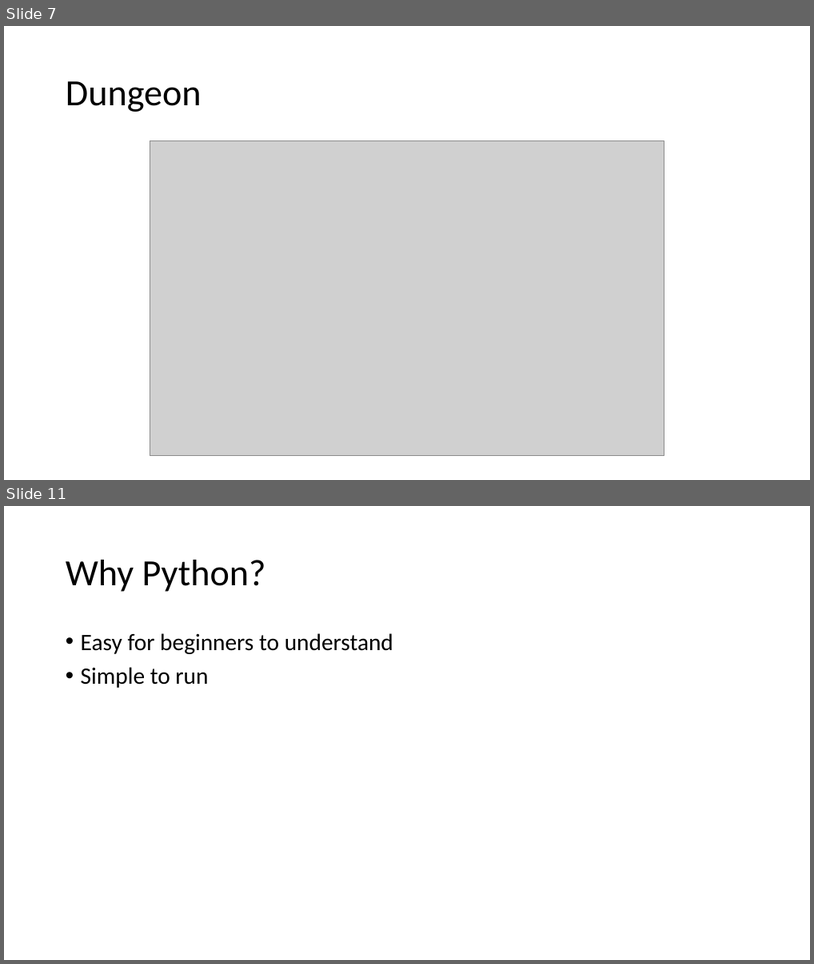
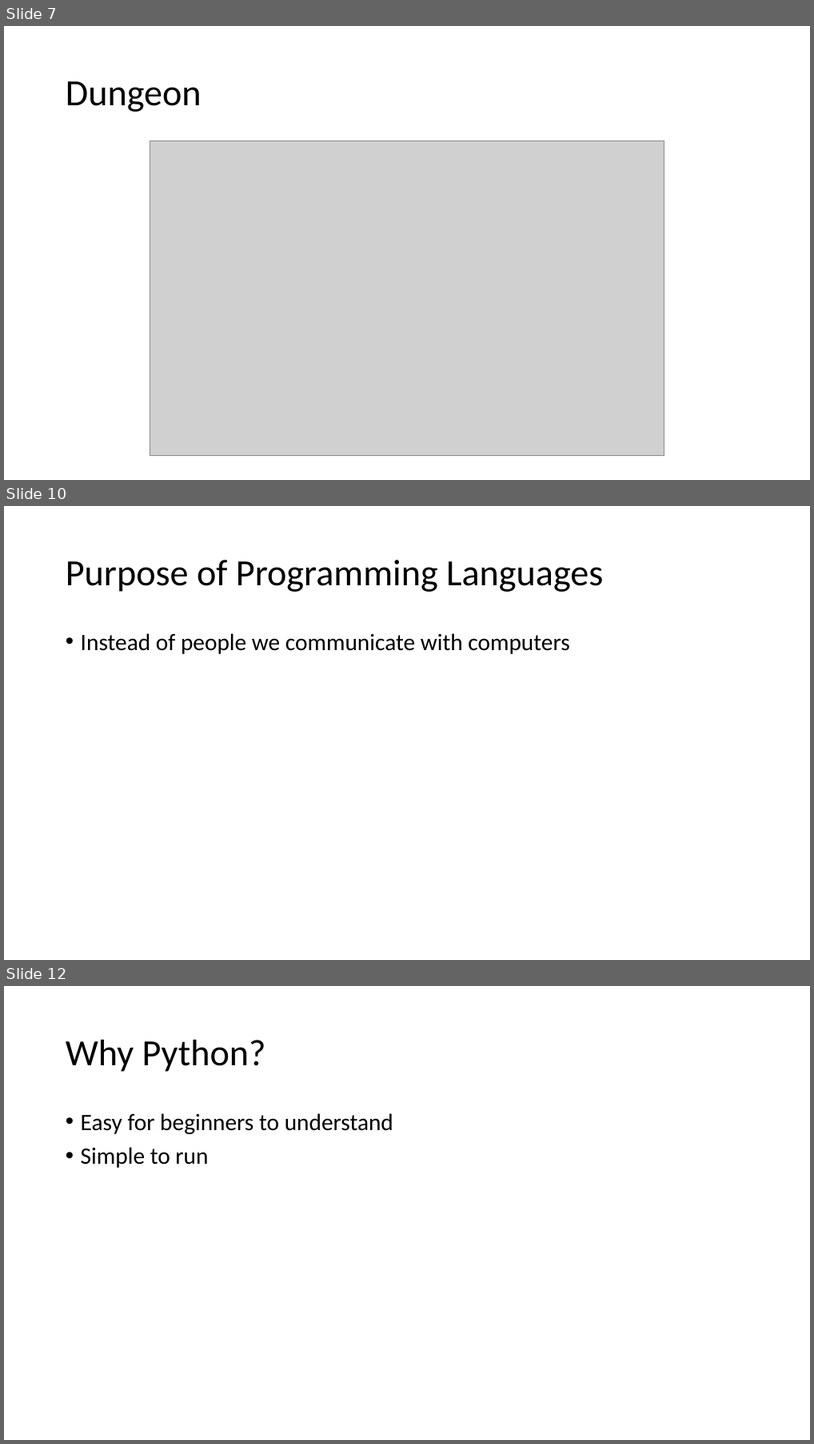
Before and after one commit to edvalin/story, a slide deck: Team Day Learning.pptx. Shown one above the other, each under a label of ours: slides 7 and 11 before the commit, slides 7, 10 and 12 after it; the slides between them are not shown. The pictures are 814x964 and 814x1444 pixels, drawn with LibreOffice and Linux fonts; fonts in the diff are those of the drawing; grey boxes stand for pictures. Boxes give left, top, right and bottom in pixels: in the first picture for what was removed or moved away, otherwise in the second. Text is boxed around its words. In the diff, an @@ line names an element or a change of style, - is before the commit and + after.

```diff
--- a/Team Day Learning.pptx
+++ b/Team Day Learning.pptx
@@ slide 10 added at bbox=[4, 506, 810, 960], background #FFFFFF @@
@@ title added at bbox=[66, 560, 603, 592], 44 pt, text #000000 @@
+Purpose of Programming Languages
@@ text added at bbox=[81, 633, 570, 654], 28 pt, text #000000 @@
+• Instead of people we communicate with computers
@@ what was slide 11 is now slide 12 @@
```
Also in this commit, not shown: 3 slides changed, 8 other slides added, 3 slides removed, 7 other files.
